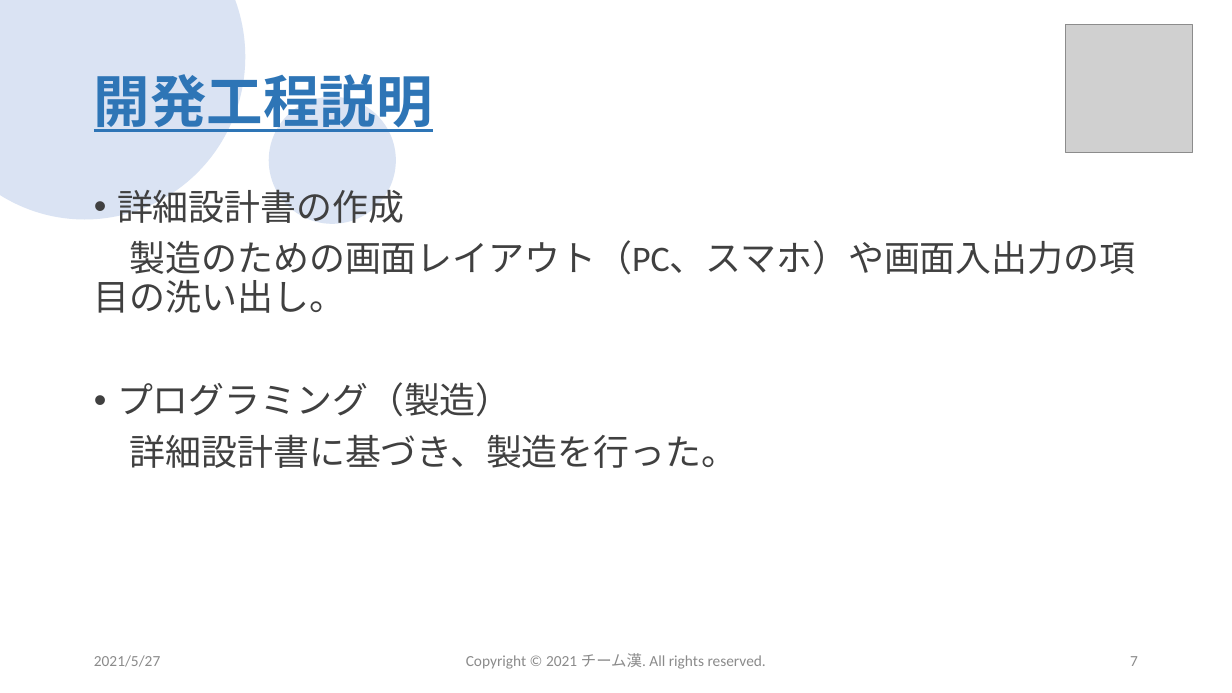
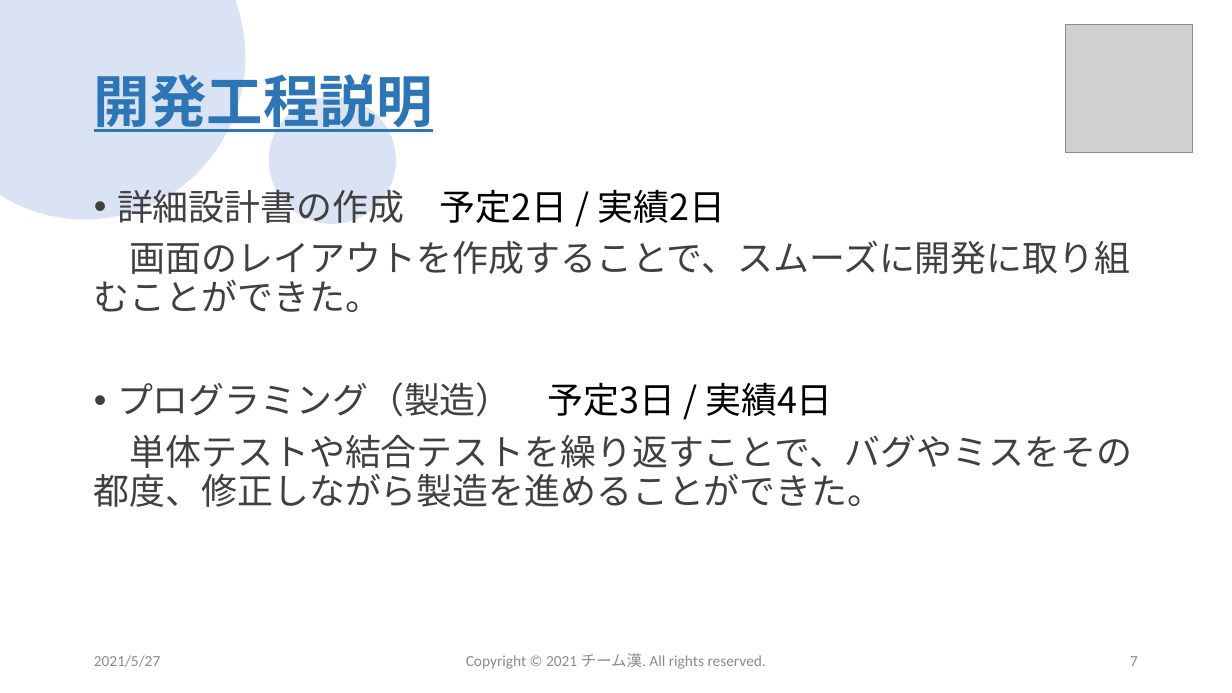
Before and after one commit to sss-sr2021/GUYS, a slide deck: slide 7 of 提出物/チーム漢_成果発表会プレゼン資料.pptx. Drawn at 1232x693 pixels with LibreOffice and Linux fonts; fonts in the diff are those of the drawing; grey boxes stand for pictures; background and template pictures are left out. Boxes give left, top, right and bottom in pixels: in the first picture for what was removed or moved away, otherwise in the second. Text is boxed around its words. In the diff, an @@ line names an element or a change of style, - is before the commit and + after.

```diff
--- a/提出物/チーム漢_成果発表会プレゼン資料.pptx
+++ b/提出物/チーム漢_成果発表会プレゼン資料.pptx
@@ text at [94, 189, 1132, 507]: text changed @@
-• 詳細設計書の作成
-製造のための画面レイアウト（PC、スマホ）や画面入出力の項目の洗い出し。
-• プログラミング（製造）
-詳細設計書に基づき、製造を行った。
+• 詳細設計書の作成 予定2日 / 実績2日
+画面のレイアウトを作成することで、スムーズに開発に取り組むことができた。
+• プログラミング（製造） 予定3日 / 実績4日
+単体テストや結合テストを繰り返すことで、バグやミスをその都度、修正しながら製造を進めることができた。
```
Also in this commit, not shown: 8 other slides changed.
